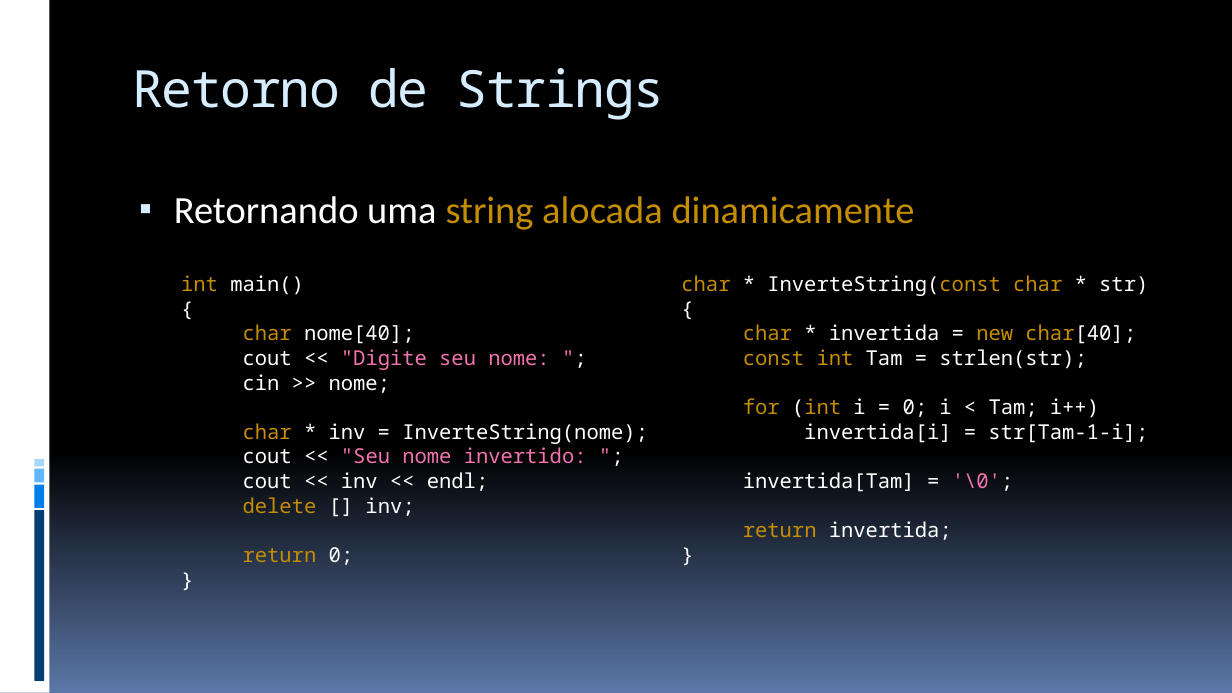
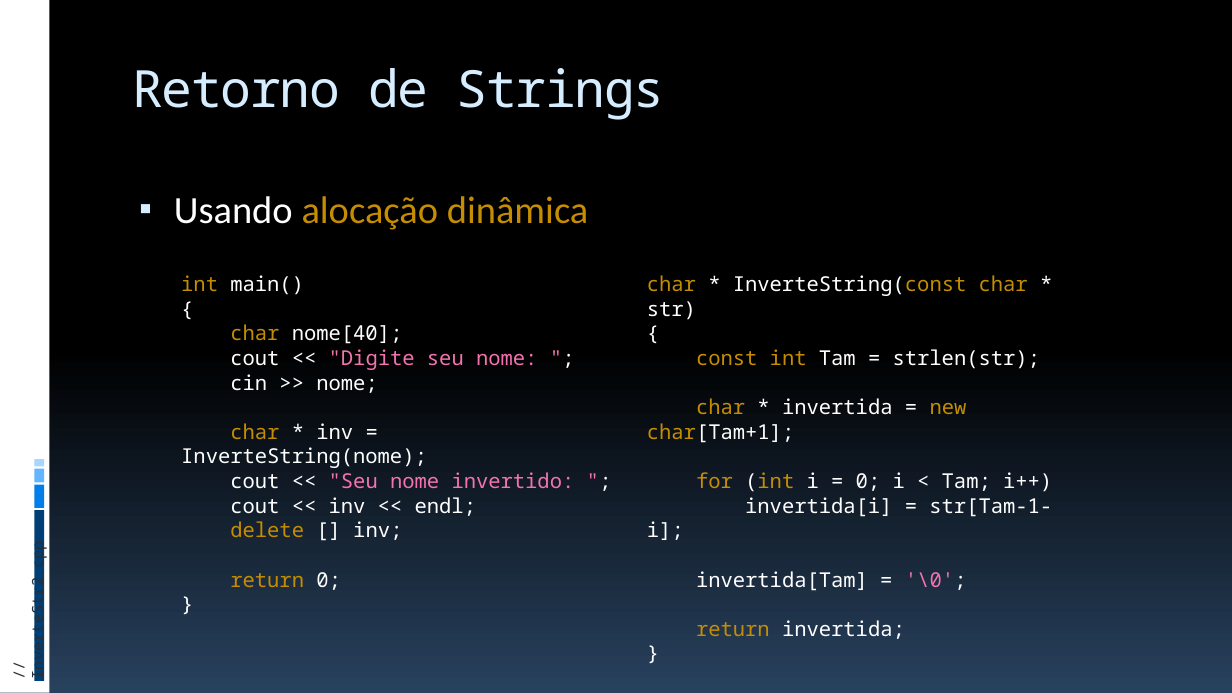
Before and after one commit to JudsonSS/ProgComp, a slide deck: slide 15 of Slides/26. Funções com Strings e Registros.pptx. Drawn at 1232x693 pixels with LibreOffice and Linux fonts; fonts in the diff are those of the drawing. Boxes give left, top, right and bottom in pixels: in the first picture for what was removed or moved away, otherwise in the second. Text is boxed around its words. In the diff, an @@ line names an element or a change of style, - is before the commit and + after.

```diff
--- a/Slides/26. Funções com Strings e Registros.pptx
+++ b/Slides/26. Funções com Strings e Registros.pptx
@@ background gradient #000000 to #5B77A8 to gradient #000000 to #28415E @@
@@ text at box(174, 196, 589, 230): text changed @@
-▪ Retornando uma string alocada dinamicamente
+▪ Usando alocação dinâmica
@@ text "int main()" rewrapped from box(181, 275, 648, 565) to box(181, 275, 575, 590) @@
@@ text "char * InverteString(const char * ...": place and size @@
-text "char * InverteString(const char * ..." at box(681, 275, 1148, 540)
+text "char * InverteString(const char * ..." at box(647, 275, 1052, 639)
@@ text at box(743, 324, 1136, 344): paragraph removed @@
-char * invertida = new char[40];
@@ text at box(647, 398, 967, 443): paragraph added @@
+char * invertida = new char[Tam+1];
@@ text added at box(27, 554, 48, 676), 12 pt, text #272D38 @@
+// InverteStr2.cpp
```
Also in this commit, not shown: 31 other slides changed, 9 other files.
